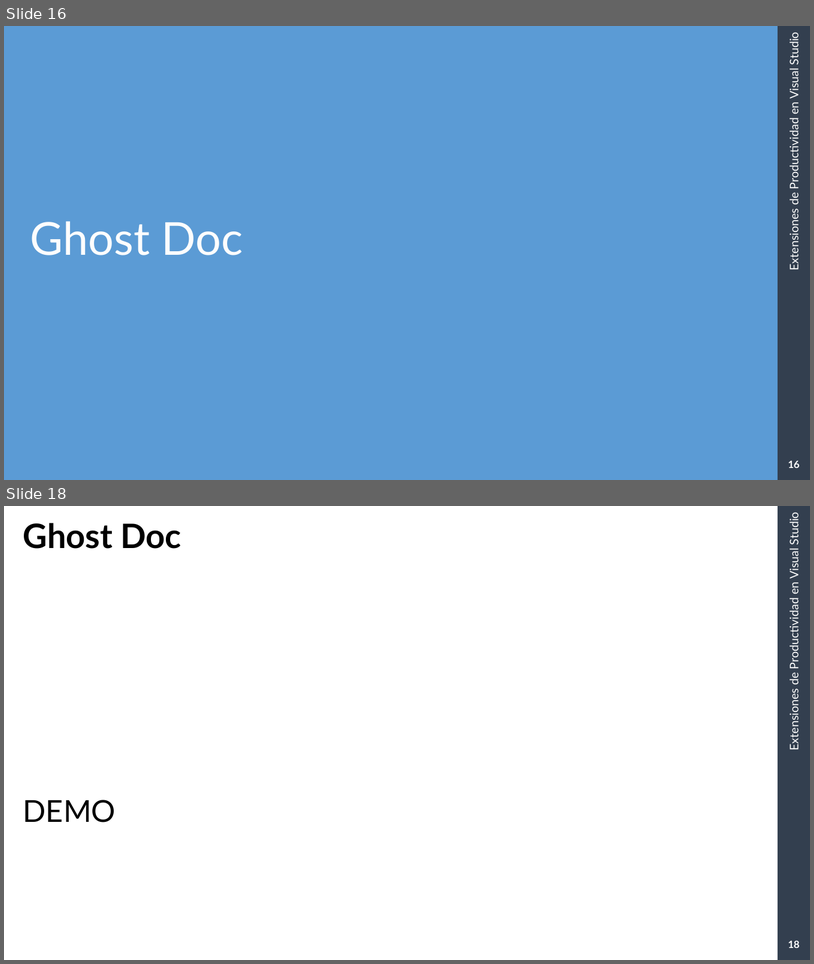
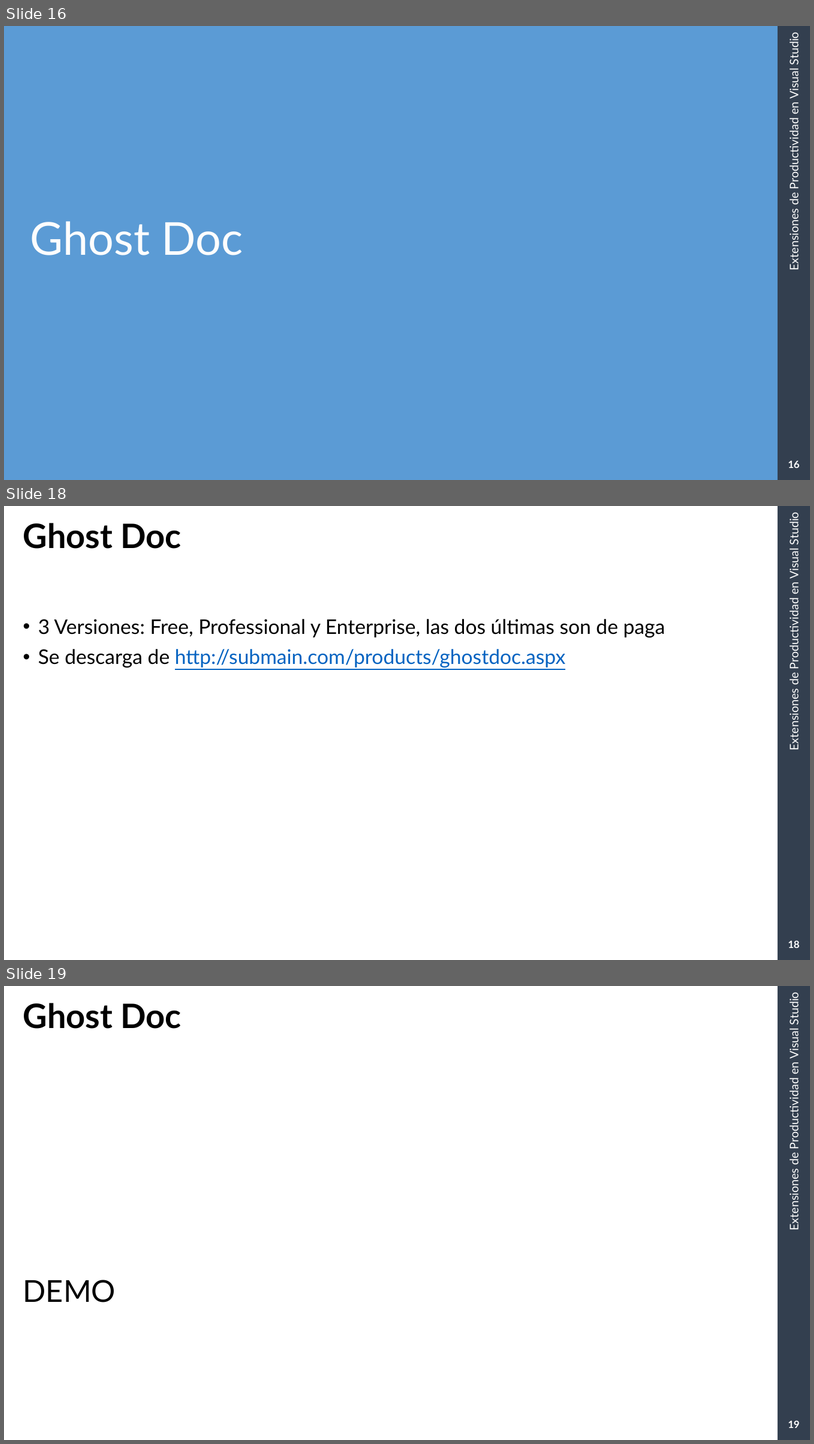
Before and after one commit to RGDotnet/Capacitacion, a slide deck: CapacitacionArmagedon/Diapositivas/Extensiones de productividad en visual studio.pptx. Shown one above the other, each under a label of ours: slides 16 and 18 before the commit, slides 16, 18 and 19 after it; the slides between them are not shown. The pictures are 814x964 and 814x1444 pixels, drawn with LibreOffice and Linux fonts; fonts in the diff are those of the drawing; background and template pictures are left out. Boxes give left, top, right and bottom in pixels: in the first picture for what was removed or moved away, otherwise in the second. Text is boxed around its words. In the diff, an @@ line names an element or a change of style, - is before the commit and + after.

```diff
--- a/CapacitacionArmagedon/Diapositivas/Extensiones de productividad en visual studio.pptx
+++ b/CapacitacionArmagedon/Diapositivas/Extensiones de productividad en visual studio.pptx
@@ slide 18 added at box(4, 506, 810, 960), background #FFFFFF; not listed: 2 template elements that a slide beside it also shows @@
@@ title added at box(23, 523, 182, 549), 40 pt, text #000000, bold @@
+Ghost Doc
@@ text added at box(38, 619, 666, 667), 24 pt, text #000000 @@
+• 3 Versiones: Free, Professional y Enterprise, las dos últimas son de paga
+• Se descarga de http://submain.com/products/ghostdoc.aspx
@@ page number added at box(788, 940, 800, 948), 12 pt, text #FFFFFF, bold @@
+18
@@ what was slide 18 is now slide 19 @@
@@ page number at box(788, 1420, 800, 1428): text changed @@
-18
+19
```
Also in this commit, not shown: 7 slides changed, 1 other slide added, 3 slides removed.
